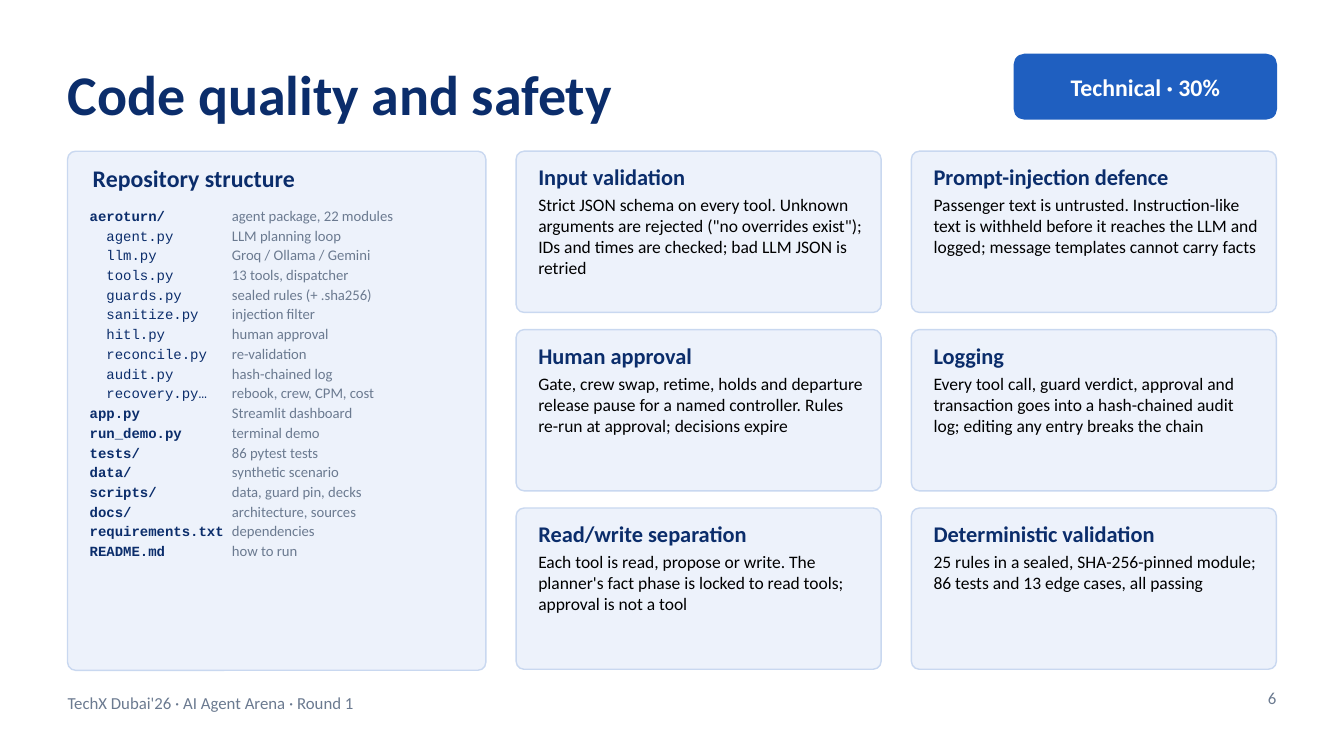
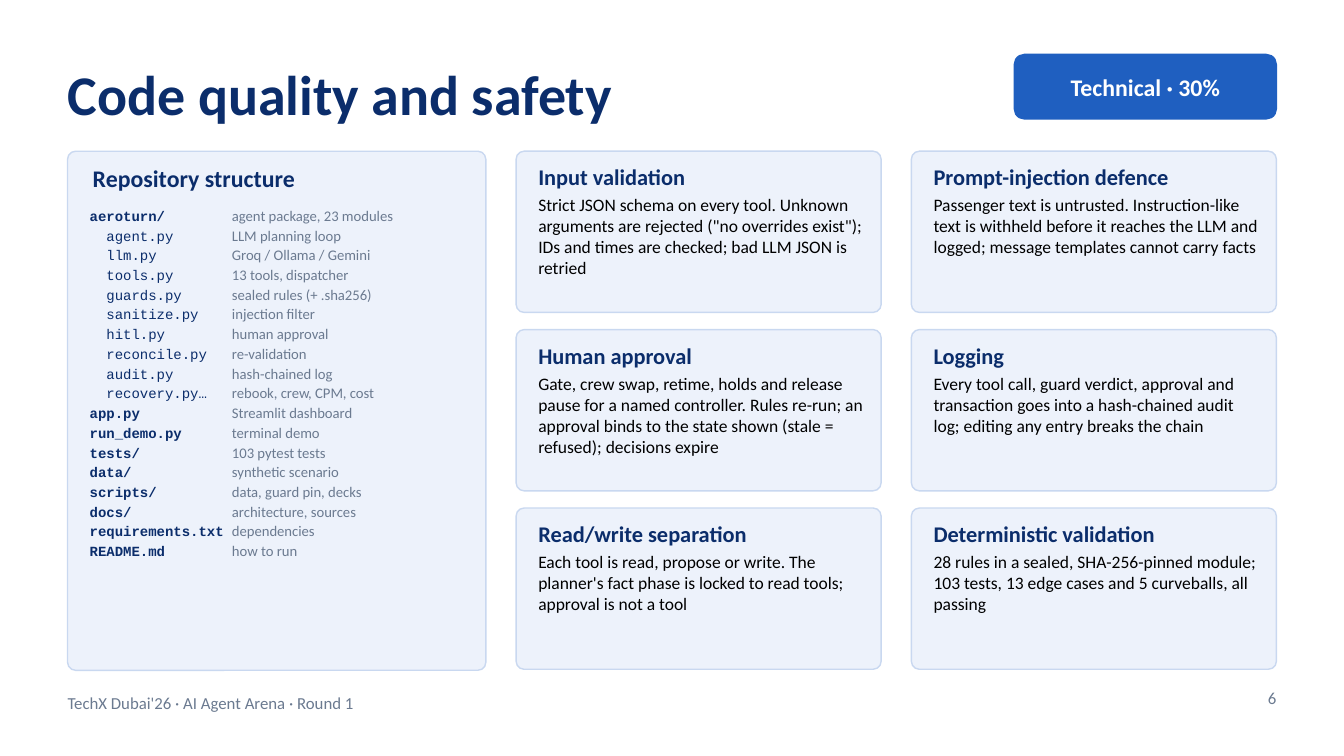
Before and after one commit to RithikhC/EagleX, a slide deck: slide 6 of docs/EagleX_Round1_Submission.pptx. Drawn at 1344x756 pixels with LibreOffice and Linux fonts; fonts in the diff are those of the drawing. Boxes give left, top, right and bottom in pixels: in the first picture for what was removed or moved away, otherwise in the second. Text is boxed around its words. In the diff, an @@ line names an element or a change of style, - is before the commit and + after.

```diff
--- a/docs/EagleX_Round1_Submission.pptx
+++ b/docs/EagleX_Round1_Submission.pptx
@@ text at (90,211,393,224): text changed @@
-aeroturn/ agent package, 22 modules
+aeroturn/ agent package, 23 modules
@@ text at (538,378,863,456): text changed @@
-Gate, crew swap, retime, holds and departure release pause for a named controller. Rules re-run at approval; decisions expire
+Gate, crew swap, retime, holds and release pause for a named controller. Rules re-run; an approval binds to the state shown (stale = refused); decisions expire
@@ text at (90,448,325,460): text changed @@
-tests/ 86 pytest tests
+tests/ 103 pytest tests
@@ text at (934,556,1256,613): text changed @@
-25 rules in a sealed, SHA-256-pinned module; 86 tests and 13 edge cases, all passing
+28 rules in a sealed, SHA-256-pinned module; 103 tests, 13 edge cases and 5 curveballs, all passing
```
Also in this commit, not shown: 4 other slides changed, 46 other files.
